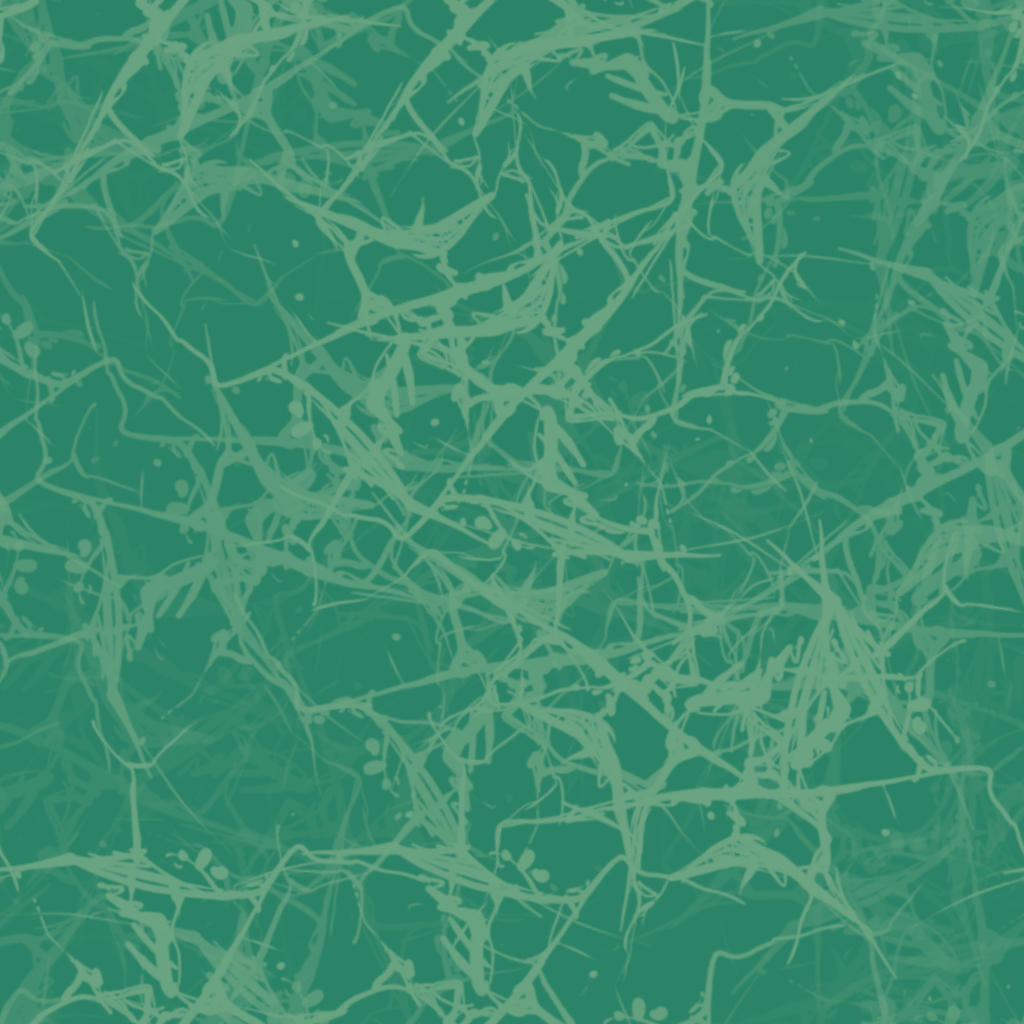
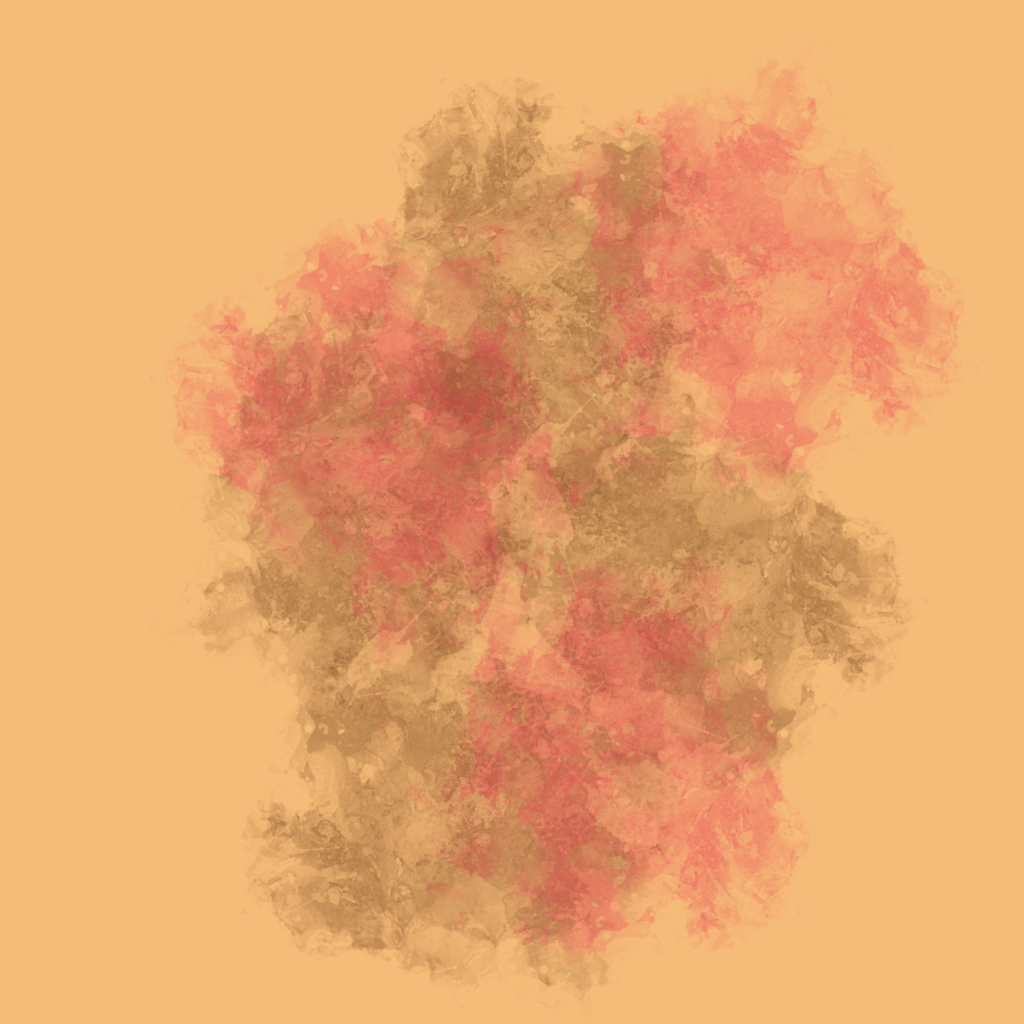
Layers edited between the first and the second 1024 × 1024 image:
renamed "root Merged" to "Paint Layer 1", painted on it over (x1=0, y1=0, x2=1024, y2=1024)
